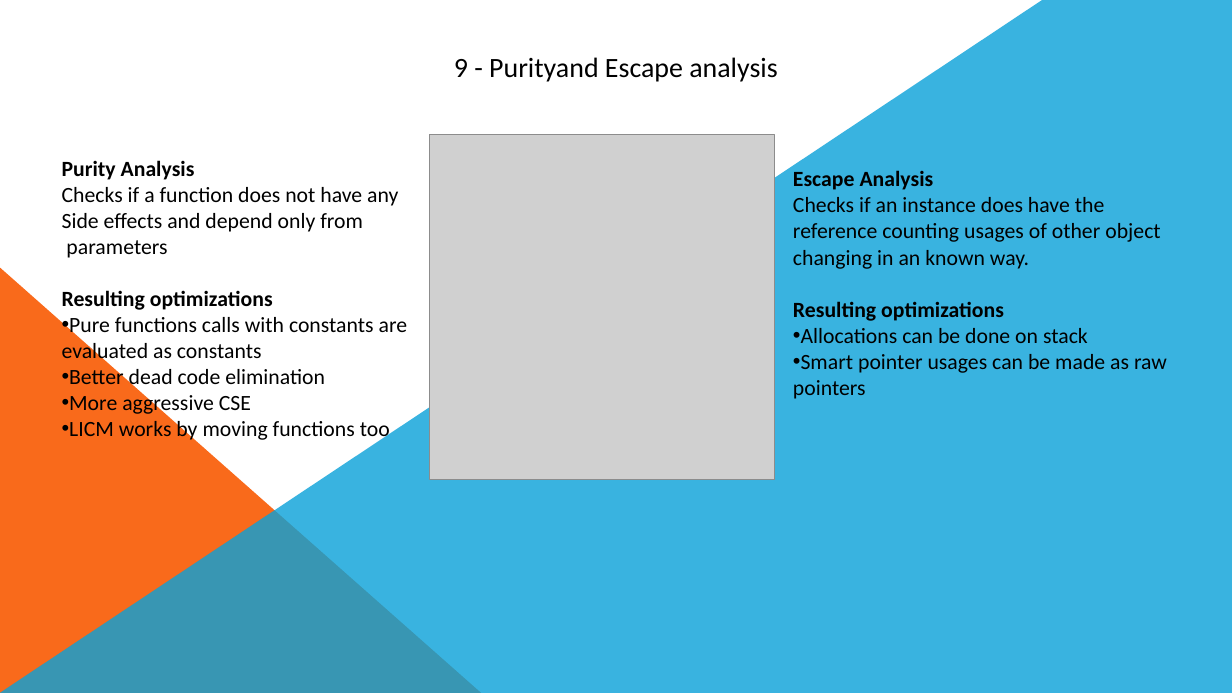
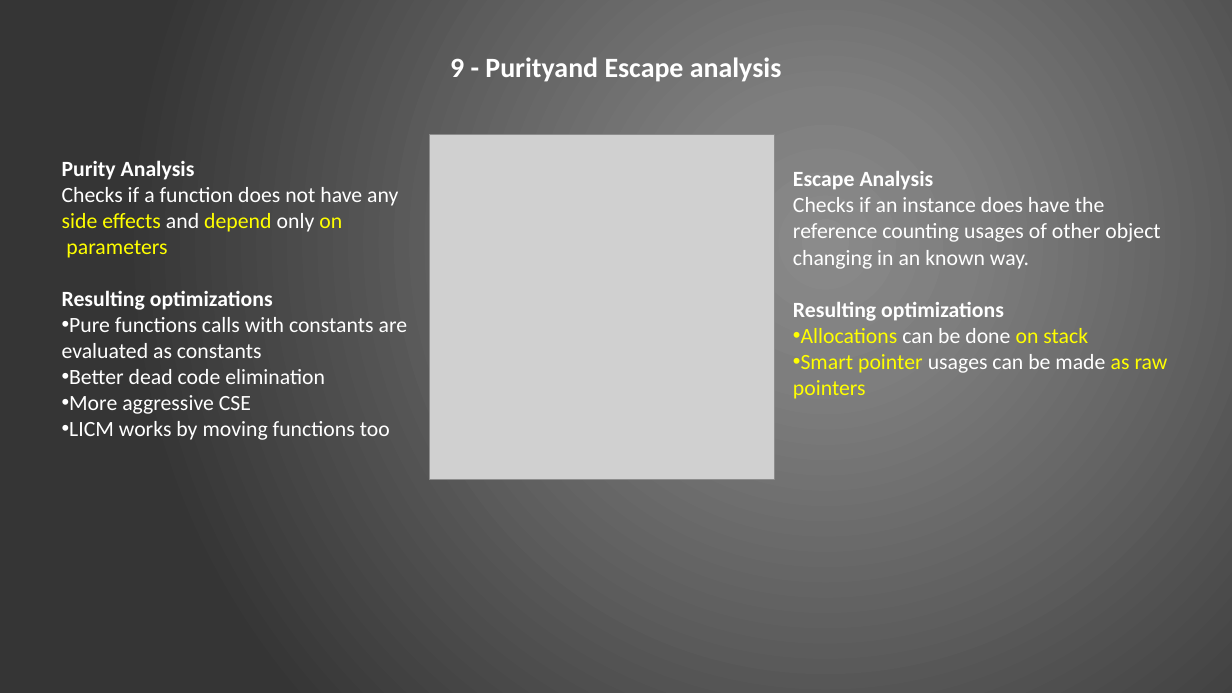
Before and after one commit to ciplogic/CodeRefractor, a slide deck: slide 11 of Documentation/Slides_final.pptx. Drawn at 1232x693 pixels with LibreOffice and Linux fonts; fonts in the diff are those of the drawing; grey boxes stand for pictures. Boxes give left, top, right and bottom in pixels: in the first picture for what was removed or moved away, otherwise in the second. Text is boxed around its words. In the diff, an @@ line names an element or a change of style, - is before the commit and + after.

```diff
--- a/Documentation/Slides_final.pptx
+++ b/Documentation/Slides_final.pptx
@@ background #FFFFFF to gradient #8C8C8C to #7F7F7F to #353535 @@
@@ freeform shape removed at [0,0,1232,693] @@
@@ text "9 - Purityand Escape analysis" at [450,57,782,82]: text colour #000000 to #FFFFFF, bold on @@
@@ text "Escape Analysis" at [793,171,1168,399]: text colour #000000 to #FFFFFF in "Escape Analysis", "Checks if an instance does have the", "reference counting usages of other object", "changing in an known way." and 3 more places; text colour #000000 to #FFFF00 in "Allocations on stack", "Smart pointer as raw", "pointers" @@
@@ text at [62,160,408,440]: text colour #000000 to #FFFFFF in "Purity Analysis", "Checks if a function does not have ...", "Resulting optimizations", "Pure functions calls with constants are" and 4 more places; text colour #000000 to #FFFF00 in "parameters" @@
@@ text at [62,213,342,232]: text changed; text colour #000000 to #FFFF00 @@
-Side effects and depend only from
+side effects and depend only on
@@ right triangle removed at [0,267,482,693] @@
```
Also in this commit, not shown: 13 other slides changed, 1 other file.
